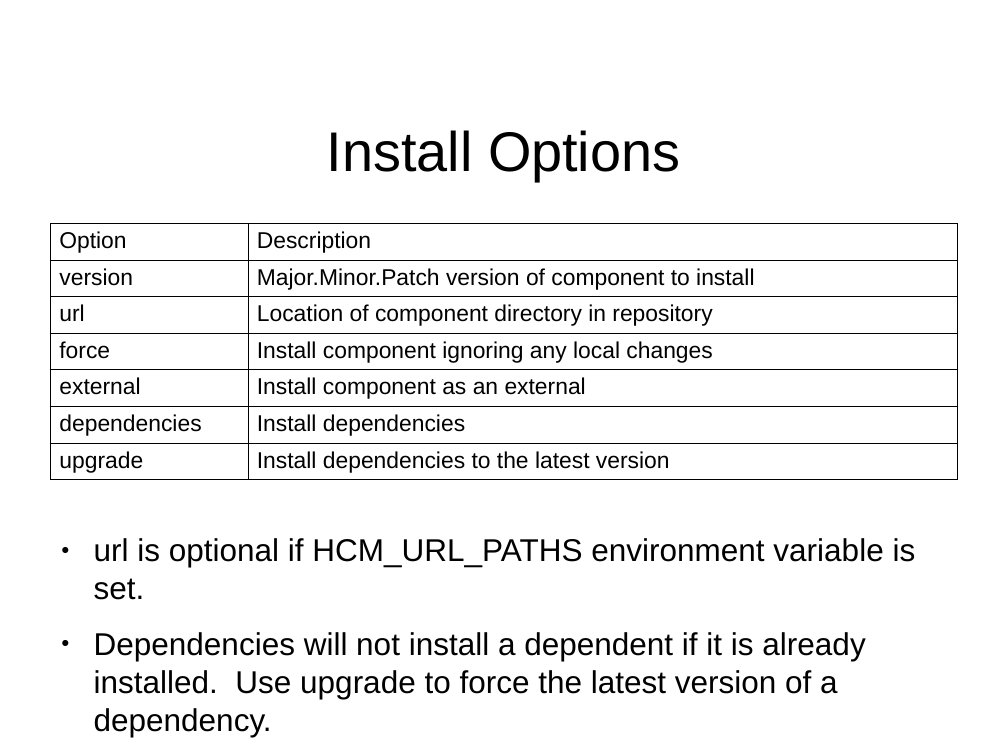
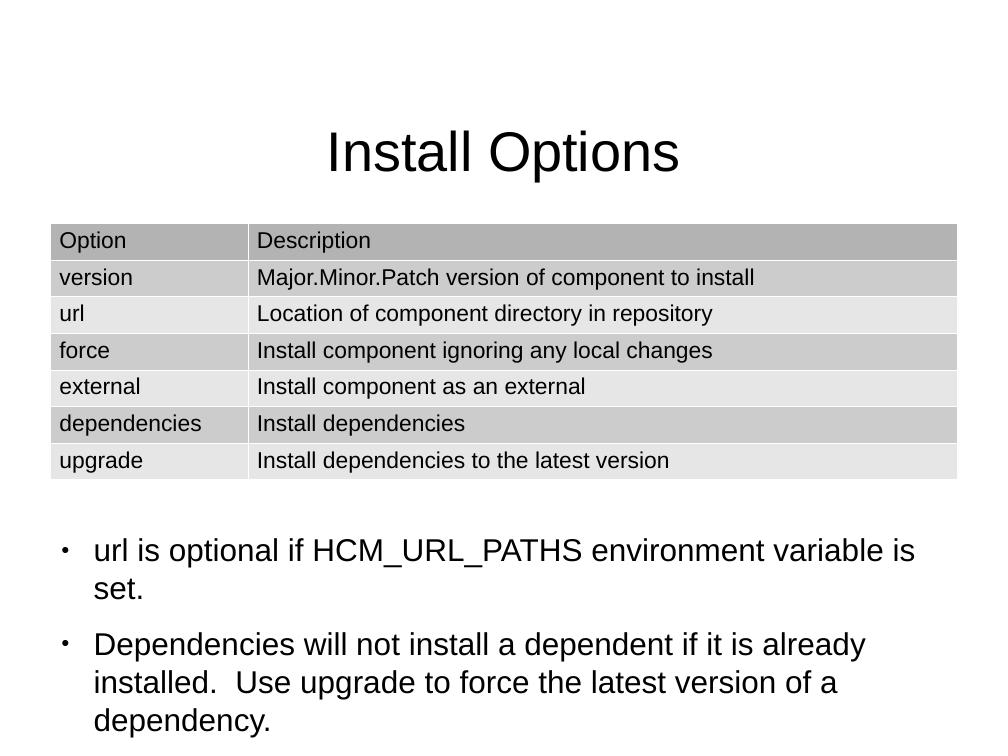
Before and after one commit to jeremiah-c-leary/hdl-component-manager, a slide deck: slide 9 of docs/presentations/hdl-component-manager.odp. Drawn at 1008x756 pixels with LibreOffice and Linux fonts; fonts in the diff are those of the drawing; background and template pictures are left out. Boxes give left, top, right and bottom in pixels: in the first picture for what was removed or moved away, otherwise in the second. Text is boxed around its words. In the diff, an @@ line names an element or a change of style, - is before the commit and + after.

```diff
--- a/docs/presentations/hdl-component-manager.odp
+++ b/docs/presentations/hdl-component-manager.odp
@@ table at (x1=50, y1=223, x2=958, y2=477) @@
@@ fill none to #B3B3B3 in row 1 @@
@@ fill none to #CCCCCC in 6 cells @@
@@ fill none to #E6E6E6 in 6 cells @@
@@ borders changed @@
```
Also in this commit, not shown: 6 other slides changed, 3 other files.
